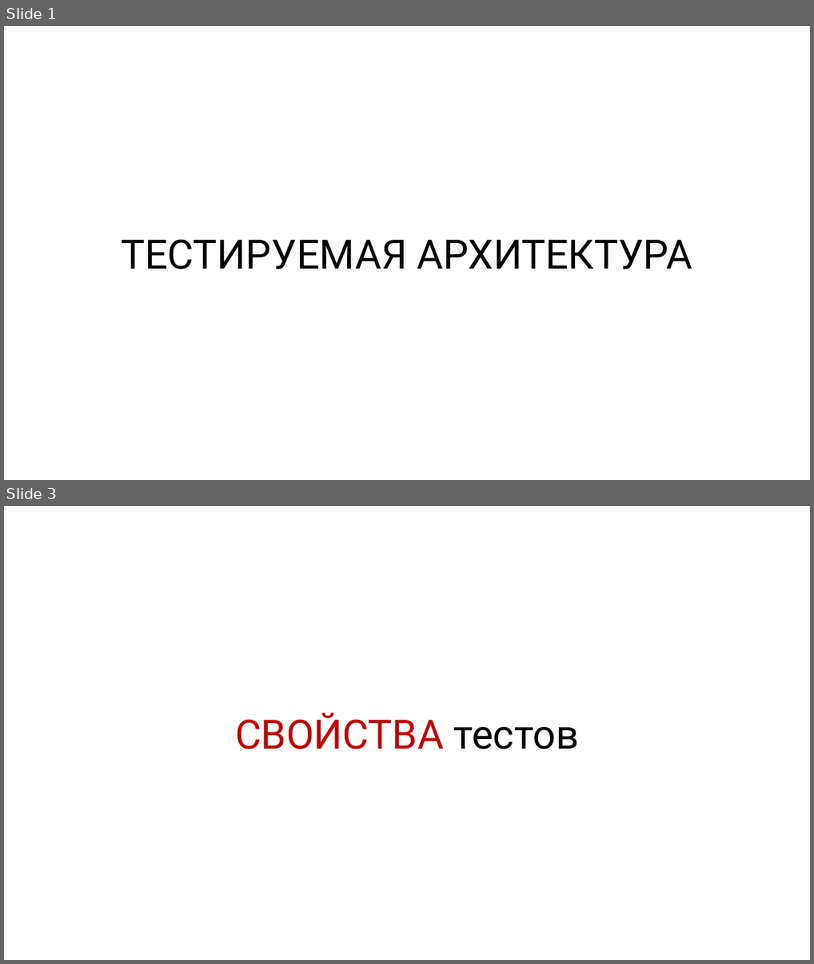
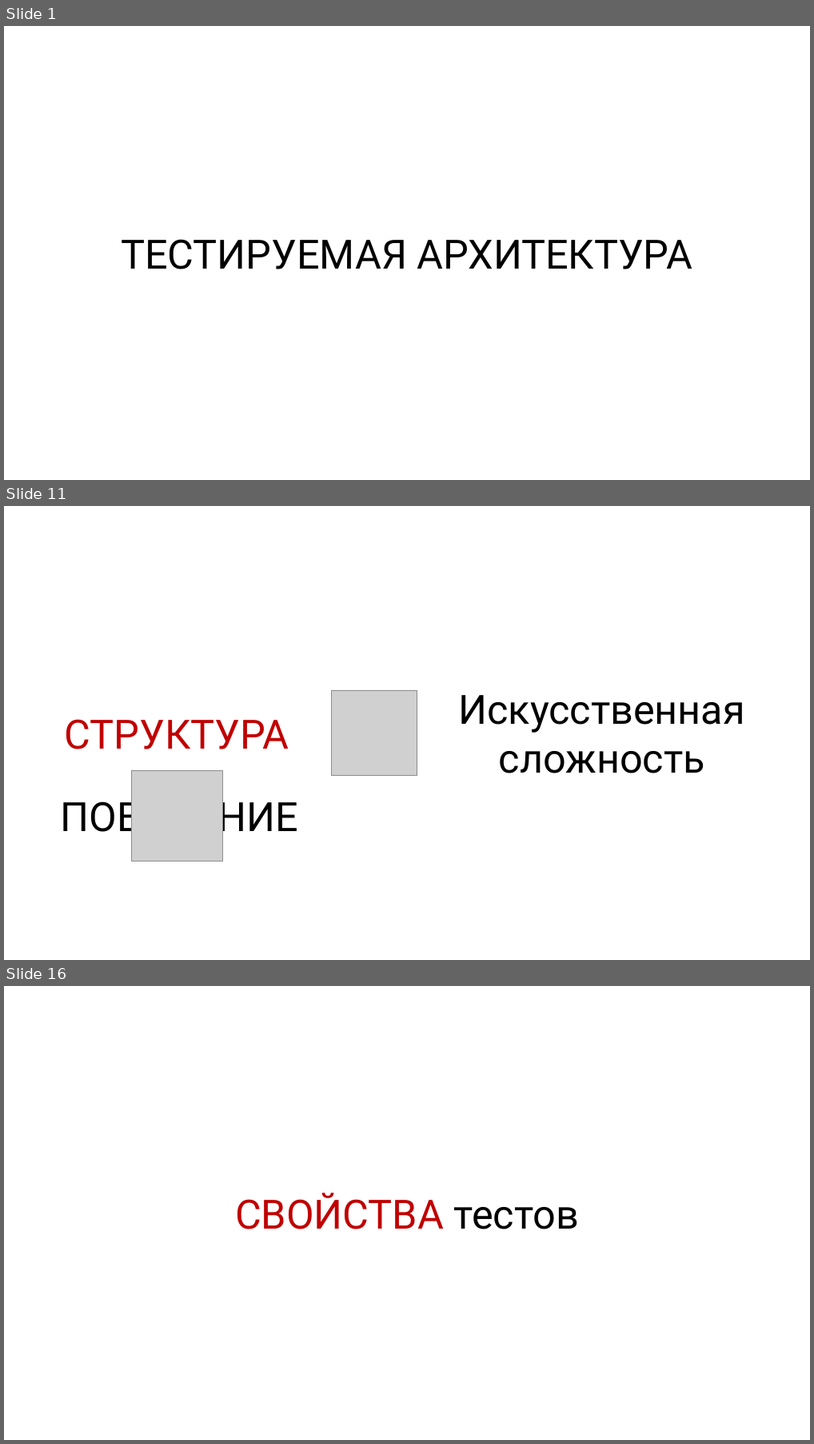
Before and after one commit to rkhaimov/brain-gym, a slide deck: Презентация.pptx. Shown one above the other, each under a label of ours: slides 1 and 3 before the commit, slides 1, 11 and 16 after it; the slides between them are not shown. The pictures are 814x964 and 814x1444 pixels, drawn with LibreOffice and Linux fonts; fonts in the diff are those of the drawing; grey boxes stand for pictures. Boxes give left, top, right and bottom in pixels: in the first picture for what was removed or moved away, otherwise in the second. Text is boxed around its words. In the diff, an @@ line names an element or a change of style, - is before the commit and + after.

```diff
--- a/Презентация.pptx
+++ b/Презентация.pptx
@@ slide 11 added at <box>4,506,810,960</box>, background #FFFFFF @@
@@ picture added at <box>332,691,417,776</box> @@
@@ text added at <box>459,695,746,773</box>, 48 pt, text #000000 @@
+Искусственная
+сложность
@@ text added at <box>65,719,290,749</box>, 48 pt, text #C00000 @@
+СТРУКТУРА
@@ picture added at <box>132,770,222,861</box> @@
@@ text added at <box>61,794,299,840</box>, 48 pt, text #000000 @@
+ПОВЕДЕНИЕ
@@ what was slide 3 is now slide 16 @@
```
Also in this commit, not shown: 21 other slides added, 1 slide removed.
